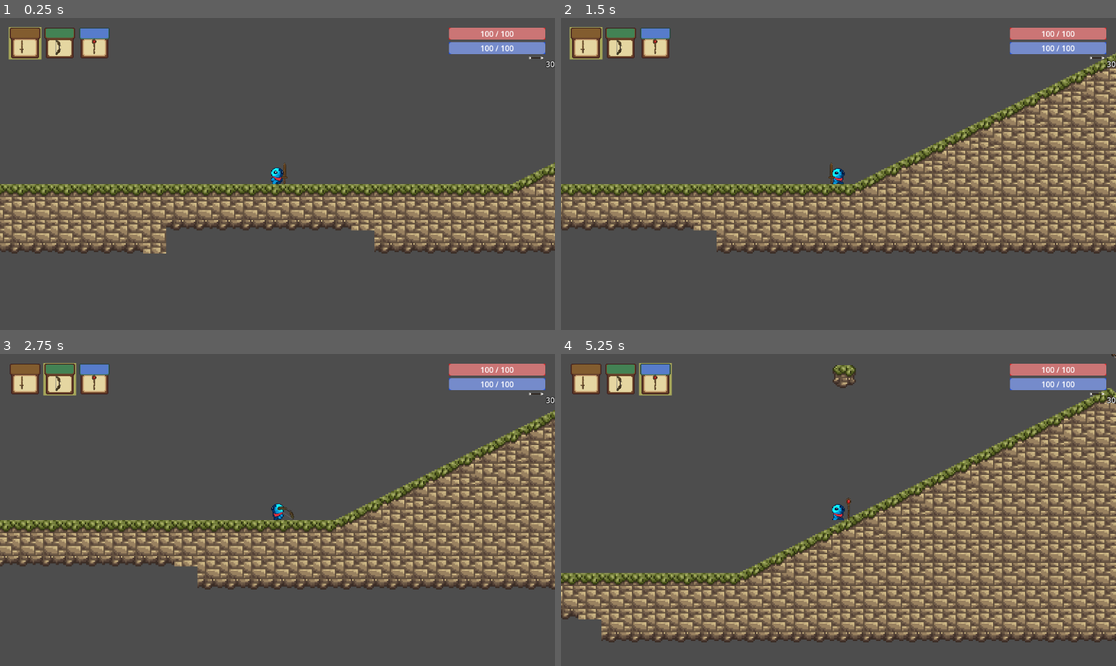
Above: before the commit, frames 1-4 (two rows, left to right).
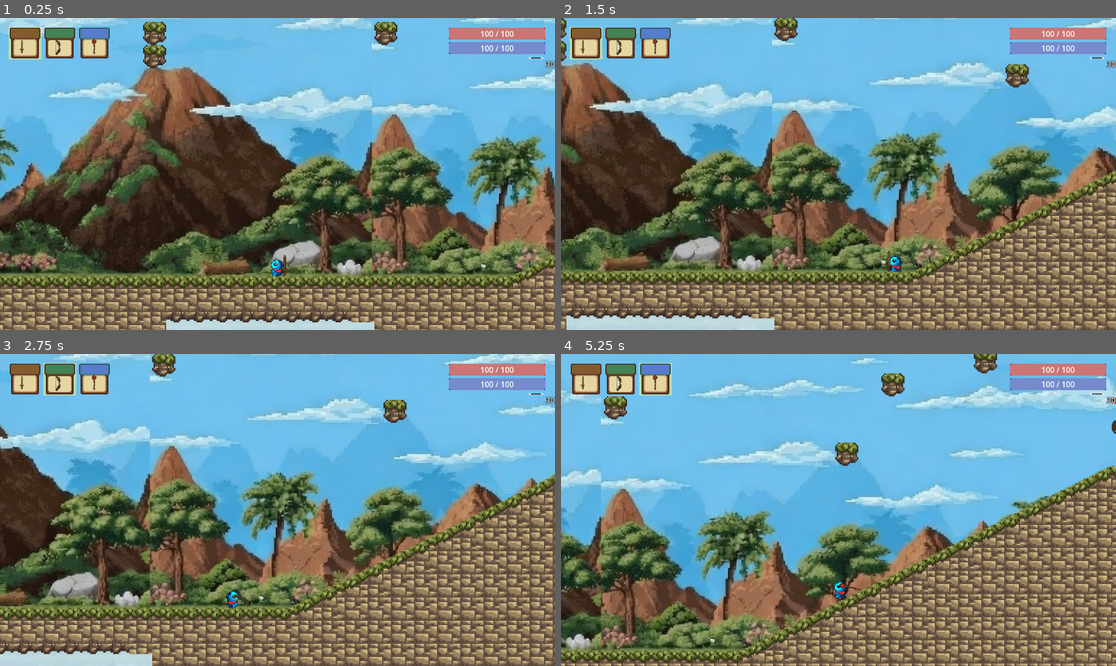
Above: after the commit, the same moments.

Repository: LeonardoDrr/pixeltrops-game
Game: Godot game, scene res://scenes/main.tscn
Two runs of this game, one before a commit and one after it. Both use one fixed random seed, a clock stepped at 60 frames per second and the inputs below.
Inputs (mouse positions are in pixels of both pictures, inside the frame that each line leads up to):
- Up to frame 1 (0.25 s): no input
- Up to frame 2 (1.5 s): tap Enter (ui_accept) at 0.5, 0.77 s; move the mouse to (960, 158) at 0.52 s; hold Z (attack) 0.53-1.28 s; hold Right (ui_right) from 0.53 s (still down); move the mouse to (727, 189) at 1.27 s; tap Shift (run) at 1.35 s
- Up to frame 3 (2.75 s): tap Enter (ui_accept) at 1.52 s; move the mouse to (333, 441) at 2.02 s; release Right (ui_right) at 2.03 s; hold Left (ui_left) from 2.03 s (still down); hold Mouse wheel down (weapon_next) from 2.03 s (still down)
- Up to frame 4 (5.25 s): move the mouse to (810, 572) at 2.77 s; release Left (ui_left) at 2.78 s; release Mouse wheel down (weapon_next) at 2.78 s; hold Right (ui_right) 2.78-4.28 s; tap Mouse wheel up (weapon_prev) at 2.85 s; tap Enter (ui_accept) at 3.02, 3.77, 4.52 s; move the mouse to (1005, 556) at 3.52 s; tap 1 at 3.6 s; move the mouse to (672, 463) at 4.27 s; hold Left (ui_left) 4.28-5.03 s; tap 2 at 4.35 s; move the mouse to (866, 510) at 5.02 s; hold Right (ui_right) from 5.03 s (still down); tap 3 at 5.1 s

The runs differ from the first frame. In frame 1, 89% of the frame differs, in the area x 0-100%, y 0-100%; in frame 2, 87%; in frame 3, 86%; in frame 4, 87%.

Commit message:
Add animated jungle background, camera improvements, and GDScript warnings fix

Diff:
--- a/scenes/Player/player.tscn
+++ b/scenes/Player/player.tscn
@@ -473,8 +473,13 @@
 shape = SubResource("RectangleShape2D_45n2k")
 
 [node name="Camera2D" type="Camera2D" parent="."]
-visible = false
+offset = Vector2(0, -50)
 zoom = Vector2(3, 3)
+position_smoothing_enabled = true
+position_smoothing_speed = 4.0
+drag_vertical_enabled = true
+drag_top_margin = 0.3
+drag_bottom_margin = 0.1
 
 [node name="dañar" type="Area2D" parent="."]
 visible = false
--- a/scenes/main.tscn
+++ b/scenes/main.tscn
@@ -9,9 +9,24 @@
 [ext_resource type="PackedScene" uid="uid://dbvfafrc402kp" path="res://scenes/enemy/Enemy121.tscn" id="7_o6xl0"]
 [ext_resource type="PackedScene" path="res://scenes/enemy/Enemy_Ranged.tscn" id="8_pink"]
 [ext_resource type="Script" uid="uid://bayi743olhavt" path="res://scripts/boss_spawner.gd" id="9_boss_spawner"]
+[ext_resource type="Texture2D" uid="uid://btu0moeq48hu4" path="res://assets/fondo 1.jpg" id="10_fondo"]
+[ext_resource type="Texture2D" uid="uid://dbuge8e1atrim" path="res://assets/fondo 2.jpg" id="11_fondo2"]
 
 [node name="Main" type="Node2D"]
 position = Vector2(1, -5)
+
+[node name="ParallaxBackground" type="ParallaxBackground" parent="."]
+
+[node name="ParallaxLayer" type="ParallaxLayer" parent="ParallaxBackground"]
+motion_mirroring = Vector2(572, 0)
+
+[node name="Sprite2D" type="Sprite2D" parent="ParallaxBackground/ParallaxLayer"]
+position = Vector2(20, -120)
+scale = Vector2(0.5, 0.5)
+texture = ExtResource("10_fondo")
+centered = false
+region_enabled = true
+region_rect = Rect2(0, 0, 1152, 648)
 
 [node name="TileMapLayer" type="TileMapLayer" parent="."]
 tile_map_data = PackedByteArray("AAAGAAoAAAABAAUAAAAGAAsAAAAAAAEAAAAGAAwAAAAAAAIAAAAHAAoAAAACAAUAAAAHAAsAAAABAAEAAAAHAA …(11984 unchanged characters)…
--- a/scripts/enemy_base.gd
+++ b/scripts/enemy_base.gd
@@ -107,7 +107,7 @@
 	# --- Virtual: Movement Logic should be implemented by children ---
 	_process_enemy_movement(delta)
 
-func _process_enemy_movement(delta: float) -> void:
+func _process_enemy_movement(_delta: float) -> void:
 	# Default: Do nothing or basic idle
 	pass
 
--- a/scripts/player.gd
+++ b/scripts/player.gd
@@ -8,6 +8,15 @@
 
 @onready var anim: AnimatedSprite2D = $AnimatedSprite2D
 @onready var camera: Camera2D = $Camera2D
+@onready var parallax_layer: ParallaxLayer = get_parent().get_node_or_null("ParallaxBackground/ParallaxLayer")
+@onready var bg_sprite: Sprite2D = get_parent().get_node_or_null("ParallaxBackground/ParallaxLayer/Sprite2D")
+
+var bg_textures = [
+	preload("res://assets/fondo 1.jpg"),
+	preload("res://assets/fondo 2.jpg")
+]
+var bg_timer = 0.0
+var bg_frame = 0
 
 # @onready var attack_area: Area2D = $"dañar" # Deprecated
 
@@ -142,6 +151,14 @@
 func _physics_process(delta: float) -> void:
 	if is_dead:
 		return
+
+	# Animación del fondo
+	if bg_sprite:
+		bg_timer += delta
+		if bg_timer >= 0.5: # Cambia cada 0.5 segundos
+			bg_timer = 0.0
+			bg_frame = (bg_frame + 1) % bg_textures.size()
+			bg_sprite.texture = bg_textures[bg_frame]
 
 	# --- Gravity ---
 
@@ -215,6 +232,9 @@
 
 	move_and_slide()
 
+	if parallax_layer:
+		parallax_layer.motion_offset.x = global_position.x * -0.001
+
 	# --- Keep health bar following the character (in global coords) ---
 	# HUD is a CanvasLayer, so no manual positioning needed
 
Binary file added: assets/fondo 1.jpg
Not shown, added: assets/fondo 1.jpg.import
Binary file added: assets/fondo 2.jpg
Not shown, added: assets/fondo 2.jpg.import
